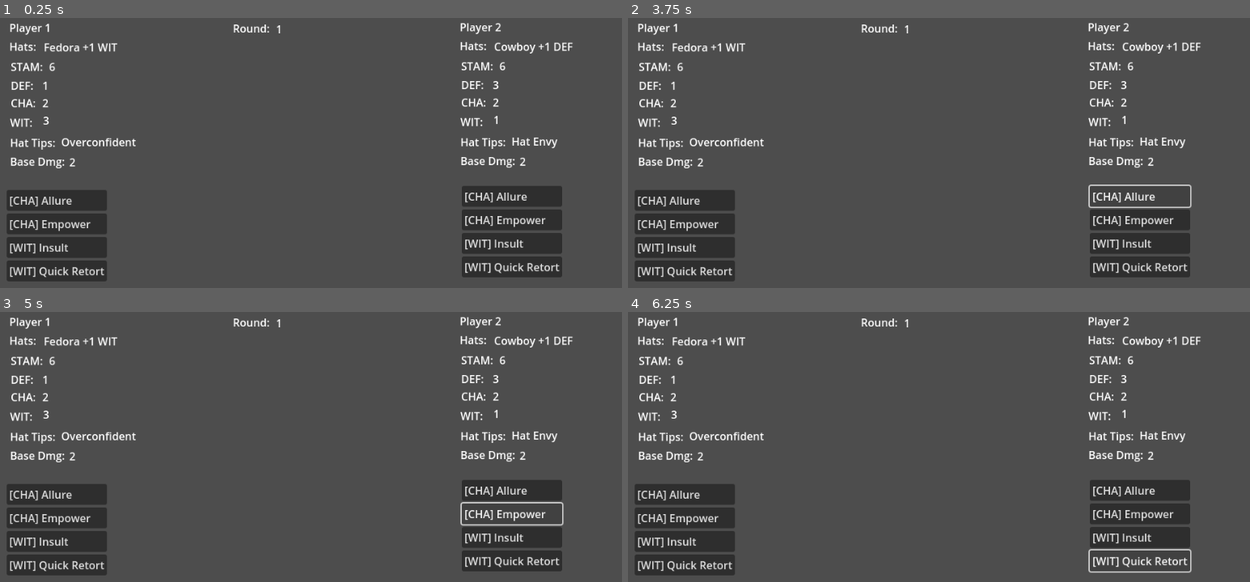
Above: before the commit, frames 1-4 (two rows, left to right).
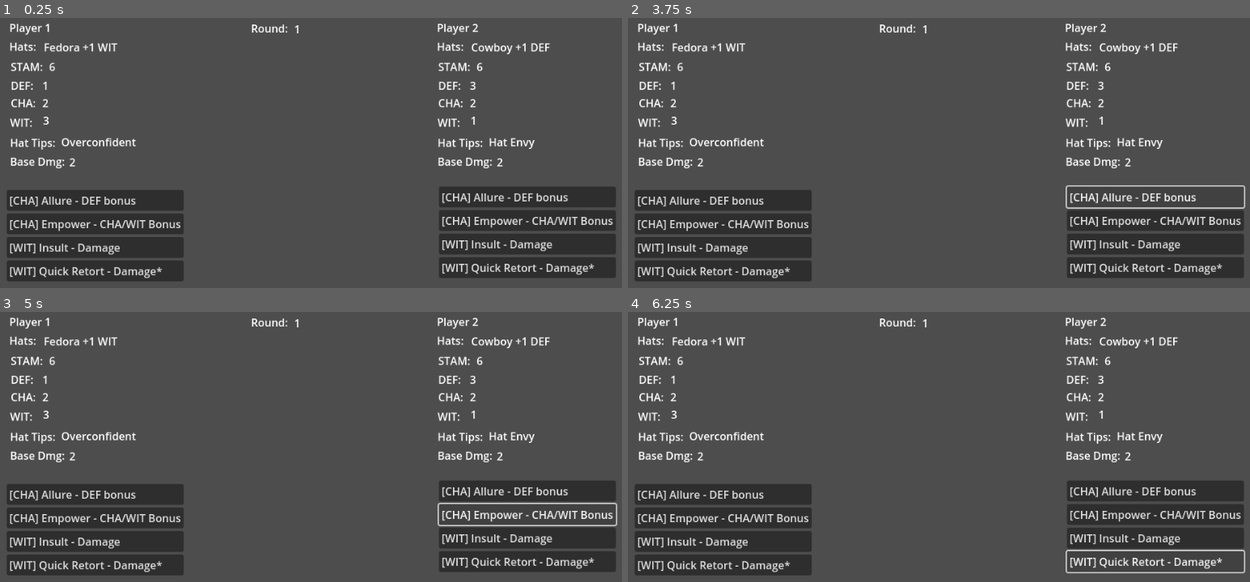
Above: after the commit, the same moments.

Repository: Sleeping-Robot-Games/Hat-Trick
Game: Godot game, scene res://play_test.tscn
Same seed, same stepped clock (60 frames per second), same inputs: the game is played once before the commit and once after it.
Inputs (mouse positions are in pixels of both pictures, inside the frame that each line leads up to):
- Up to frame 1 (0.25 s): no input
- Up to frame 2 (3.75 s): click (721, 201) at 0.5 s, where only the run after the commit has a clickable "[CHA] Allure - DEF bonus"; click (721, 223) at 1.25 s, where only the run after the commit has a clickable "[CHA] Empower - CHA/WIT Bonus"; click (721, 247) at 2 s, where only the run after the commit has a clickable "[WIT] Insult - Damage"; click (721, 271) at 2.75 s, where only the run after the commit has a clickable "[WIT] Quick Retort - Damage*"; click (1156, 196) at 3.5 s, where only the run after the commit has a clickable "[CHA] Allure - DEF bonus"
- Up to frame 3 (5 s): click (528, 514) at 4.25 s, where only the run after the commit has a clickable "[CHA] Empower - CHA/WIT Bonus"
- Up to frame 4 (6.25 s): click (1156, 538) at 5 s, where only the run after the commit has a clickable "[WIT] Insult - Damage"; click (1156, 560) at 5.75 s, where only the run after the commit has a clickable "[WIT] Quick Retort - Damage*"

The runs differ from the first frame. In frame 1, 11% of the frame differs, in the area x 11-99%, y 1-98%; in frame 2, 10%; in frame 3, 10%; in frame 4, 10%.

Commit message:
bind choice buttons and add comments

Diff:
--- a/play_test.gd
+++ b/play_test.gd
@@ -38,17 +38,20 @@
 }
 
 var round = 1
+var p1_chose = false
+var p2_chose = false
+## TODO: Make dictionaries with choice logic
 var p1_choices = [
-	'[CHA] Allure',
-	'[CHA] Empower',
-	'[WIT] Insult',
-	'[WIT] Quick Retort'
+	'[CHA] Allure - DEF bonus',
+	'[CHA] Empower - CHA/WIT Bonus',
+	'[WIT] Insult - Damage',
+	'[WIT] Quick Retort - Damage*'
 ]
 var p2_choices = [
-	'[CHA] Allure',
-	'[CHA] Empower',
-	'[WIT] Insult',
-	'[WIT] Quick Retort'
+	'[CHA] Allure - DEF bonus',
+	'[CHA] Empower - CHA/WIT Bonus',
+	'[WIT] Insult - Damage',
+	'[WIT] Quick Retort - Damage*'
 ]
 
 ## PLAY TEST GAME FLOW ##
@@ -80,13 +83,26 @@
 		var button = Button.new()
 		button.text = choice
 		button.alignment = HORIZONTAL_ALIGNMENT_LEFT
+		button.button_up.connect(on_choice_button_up.bind('p1', choice))
 		$P1Choices.add_child(button)
 
 	for choice in p2_choices:
 		var button = Button.new()
 		button.text = choice
 		button.alignment = HORIZONTAL_ALIGNMENT_LEFT
+		button.button_up.connect(on_choice_button_up.bind('p2', choice))
 		$P2Choices.add_child(button)
+
+func on_choice_button_up(player, choice):
+	## TODO: Check if other player has chosen, if so start outcome
+	print(player)
+	print(choice)
+
+func calculate_outcome():
+	## TODO: Calculate outcome first based on intitiave then choices
+	## TODO: Apply changes to player stat state then call update_player_stat_labels()
+	## TODO: Increment round then repopulate choices
+	pass
 
 # Called every frame. 'delta' is the elapsed time since the previous frame.
 func _process(delta):
--- a/play_test.tscn
+++ b/play_test.tscn
@@ -167,19 +167,19 @@
 
 [node name="Label2" type="Label" parent="."]
 layout_mode = 0
-offset_left = 719.0
-offset_top = 9.0
-offset_right = 781.0
-offset_bottom = 35.0
+offset_left = 685.0
+offset_top = 10.0
+offset_right = 747.0
+offset_bottom = 36.0
 text = "Player 2"
 
 [node name="P2Stats" type="Control" parent="."]
 layout_mode = 3
 anchors_preset = 0
-offset_left = 719.0
-offset_top = 37.0
-offset_right = 878.0
-offset_bottom = 224.0
+offset_left = 685.0
+offset_top = 38.0
+offset_right = 844.0
+offset_bottom = 225.0
 
 [node name="Hats" type="Control" parent="P2Stats"]
 anchors_preset = 0
@@ -324,10 +324,10 @@
 text = "VALUE"
 
 [node name="Outcomes" type="GridContainer" parent="."]
-offset_left = 289.0
-offset_top = 60.0
-offset_right = 641.0
-offset_bottom = 242.0
+offset_left = 297.0
+offset_top = 58.0
+offset_right = 649.0
+offset_bottom = 240.0
 
 [node name="P1Choices" type="GridContainer" parent="."]
 offset_left = 46.0
@@ -336,10 +336,10 @@
 offset_bottom = 524.0
 
 [node name="P2Choices" type="GridContainer" parent="."]
-offset_left = 722.0
-offset_top = 257.0
-offset_right = 947.0
-offset_bottom = 522.0
+offset_left = 688.0
+offset_top = 258.0
+offset_right = 913.0
+offset_bottom = 523.0
 
 [node name="Round" type="Control" parent="."]
 anchors_preset = 0
@@ -349,17 +349,19 @@
 offset_bottom = 45.0
 
 [node name="Label" type="Label" parent="Round"]
-layout_mode = 0
-offset_left = 29.0
+layout_mode = 1
+anchors_preset = -1
+anchor_right = 3.225
+anchor_bottom = 0.8
+offset_left = 56.0
 offset_top = 6.0
-offset_right = 69.0
-offset_bottom = 29.0
+offset_right = -18.0
 text = "Round:"
 
 [node name="Value" type="Label" parent="Round"]
 layout_mode = 0
-offset_left = 93.0
+offset_left = 120.0
 offset_top = 7.0
-offset_right = 148.0
+offset_right = 175.0
 offset_bottom = 33.0
 text = "VALUE"
